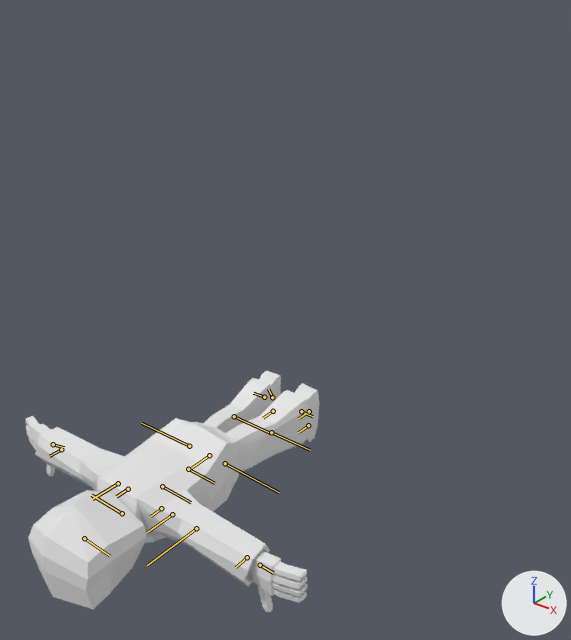
The FBX model Animation/PlayerRunawayAnim.fbx: old version first, new version second.
Both versions are drawn from a 50 mm camera at (2.54, -3.21, 2.25) aimed at (-0.04, 0.02, 0.25). Lighting does not change. The marker at lower right points along +X, +Y and +Z. The older version comes first. The bones that change, and the others that lie on the model, are drawn over the model as lines.

The first picture shows 'Player1'.
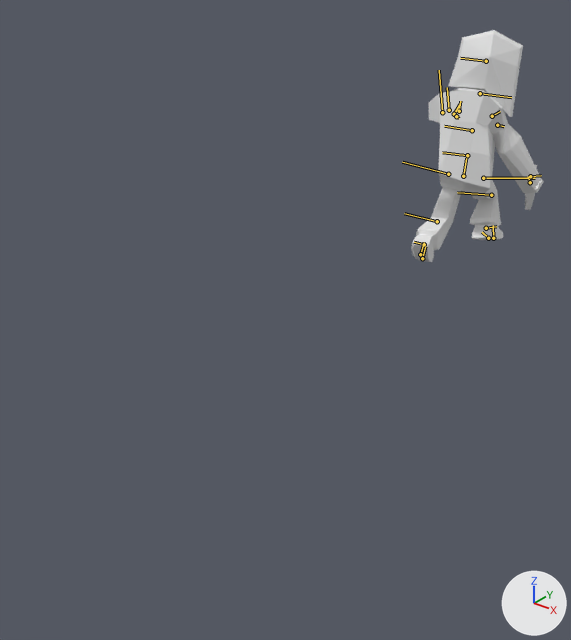
The newer file adds an action. The first version stands in its rest pose; the second is drawn at frame 38 of the action 'PlayerDefined_Take_1|PlayerDefined_Take_1:BaseAnimation'.

Where the change shows, as pixel boxes [x1, y1, x2, y2] in the pictures (571 x 640 px):
'Player1', posed (55% narrower)
    before: [26, 371, 319, 612]
    after: [411, 30, 543, 262]
bone 'joint33', root to tip
    before: (209, 455) to (191, 468)
    after: (463, 176) to (466, 158)
bone 'joint34', root to tip
    before: (189, 446) to (141, 423)
    after: (483, 178) to (535, 178)
bone 'joint35', root to tip
    before: (234, 416) to (270, 433)
    after: (491, 195) to (457, 192)
bone 'joint36', root to tip
    before: (264, 397) to (253, 393)
    after: (486, 228) to (496, 226)
bone 'joint37', root to tip
    before: (272, 397) to (268, 389)
    after: (488, 238) to (482, 232)
bone 'joint38', root to tip
    before: (225, 463) to (279, 492)
    after: (448, 174) to (402, 162)
bone 'joint39', root to tip
    before: (271, 432) to (310, 450)
    after: (437, 221) to (404, 213)
bone 'joint41', root to tip
    before: (309, 411) to (298, 418)
    after: (420, 254) to (424, 242)
bone 'joint42', root to tip
    before: (188, 469) to (214, 483)
    after: (467, 155) to (442, 152)
bone 'joint43', root to tip
    before: (162, 486) to (191, 502)
    after: (472, 130) to (444, 126)
bone 'joint44', root to tip
    before: (122, 513) to (91, 495)
    after: (480, 93) to (511, 97)
bone 'joint45', root to tip
    before: (84, 538) to (110, 556)
    after: (486, 61) to (460, 58)
bone 'joint47', root to tip
    before: (161, 508) to (150, 516)
    after: (459, 111) to (460, 101)
bone 'joint48', root to tip
    before: (172, 514) to (147, 532)
    after: (449, 110) to (447, 87)
bone 'joint49', root to tip
    before: (196, 528) to (147, 565)
    after: (442, 112) to (439, 70)
bone 'joint50', root to tip
    before: (247, 557) to (235, 567)
    after: (454, 114) to (459, 105)
bone 'joint52', root to tip
    before: (128, 489) to (116, 496)
    after: (492, 116) to (500, 111)
bone 'joint53', root to tip
    before: (118, 483) to (92, 499)
    after: (497, 125) to (504, 126)
bone 'joint55', root to tip
    before: (61, 449) to (49, 456)
    after: (530, 176) to (541, 175)

The edits, one by one:
Bone 'joint33' (bone_joint33) moves from (0.0, 0.0, 0.0) to (4.1, -280.4, 83.9).
Bone 'joint33' (bone_joint33) turns from (0, 0, 0) to (88, 3, -155) degrees about its own x, y and z.
Bone 'joint34' (bone_joint34) turns from (0, 0, 0) to (21, 54, 26) degrees about its own x, y and z.
Bone 'joint35' (bone_joint35) turns from (0, 0, 0) to (68, 87, 68) degrees about its own x, y and z.
Bone 'joint36' (bone_joint36) turns from (0, 0, 0) to (14, 10, 10) degrees about its own x, y and z.
Bone 'joint37' (bone_joint37) turns from (0, 0, 0) to (4, -6, -3) degrees about its own x, y and z.
Bone 'joint38' (bone_joint38) turns from (0, 0, 0) to (17, 0, 3) degrees about its own x, y and z.
Bone 'joint39' (bone_joint39) turns from (0, 0, 0) to (-2, 60, -4) degrees about its own x, y and z.
Bone 'joint41' (bone_joint41) turns from (0, 0, 0) to (-27, 1, -6) degrees about its own x, y and z.
Bone 'joint42' (bone_joint42) turns from (0, 0, 0) to (-1, 4, 0) degrees about its own x, y and z.
Bone 'joint43' (bone_joint43) turns from (0, 0, 0) to (-2, 7, -2) degrees about its own x, y and z.
Bone 'joint44' (bone_joint44) turns from (0, 0, 0) to (1, -2, -1) degrees about its own x, y and z.
Bone 'joint45' (bone_joint45) turns from (0, 0, 0) to (-1, -3, 1) degrees about its own x, y and z.
Bone 'joint47' (bone_joint47) turns from (0, 0, 0) to (5, 0, -1) degrees about its own x, y and z.
Bone 'joint48' (bone_joint48) turns from (0, 0, 0) to (-10, -71, -5) degrees about its own x, y and z.
Bone 'joint49' (bone_joint49) turns from (0, 0, 0) to (0, -34, 0) degrees about its own x, y and z.
Bone 'joint50' (bone_joint50) turns from (0, 0, 0) to (35, 2, -13) degrees about its own x, y and z.
Bone 'joint52' (bone_joint52) turns from (0, 0, 0) to (-29, -1, -49) degrees about its own x, y and z.
Bone 'joint53' (bone_joint53) turns from (0, 0, 0) to (109, 12, 11) degrees about its own x, y and z.
Bone 'joint55' (bone_joint55) turns from (0, 0, 0) to (-61, -14, -45) degrees about its own x, y and z.
